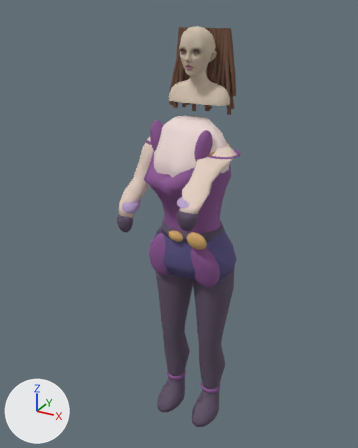
The glTF model godot/assets/katie_punch_3.glb as it was, and as the next commit left it.
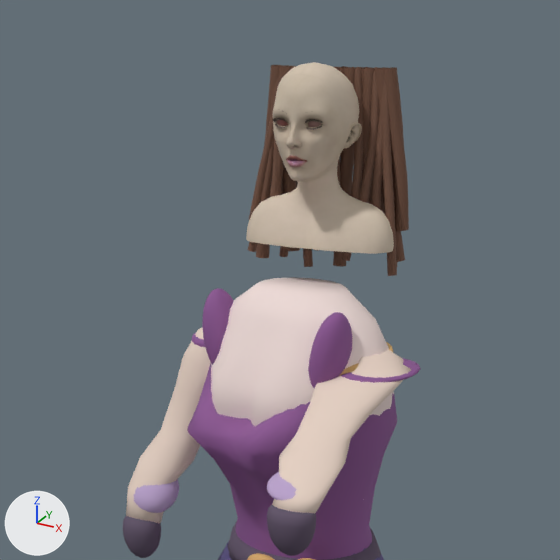
Each version is shown whole from a 50 mm camera at (1.069, -2.108, 2.262) aimed at (-0.036, -0.098, 1.256), then close up on the part from 18% to 84% of the width and 0% to 52% of the height. The lights are fixed; the arrows at lower left show +X, +Y and +Z. The older version's two pictures come first. Where no turn or scale is listed for an object, it has been applied to the vertices. Vertices at exactly the same position are counted once.

In view in the first close-up: 'Continuous arm', 'Continuous arm.001', 'Fitted shoulder strap', 'Fitted shoulder strap.001', 'Glove', 'Glove.001', 'Imported Katie katie', 'Katie hair strand 00', 'Katie hair strand 05', 'Katie hair strand 44', 'Upper torso skin', 'Violet sweetheart bodice' and 30 more.
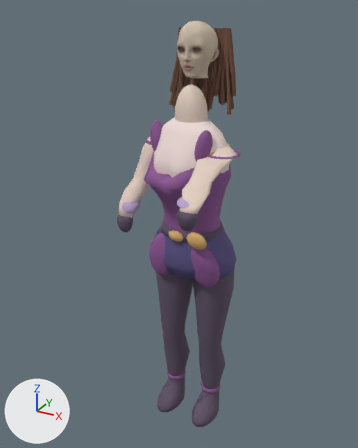
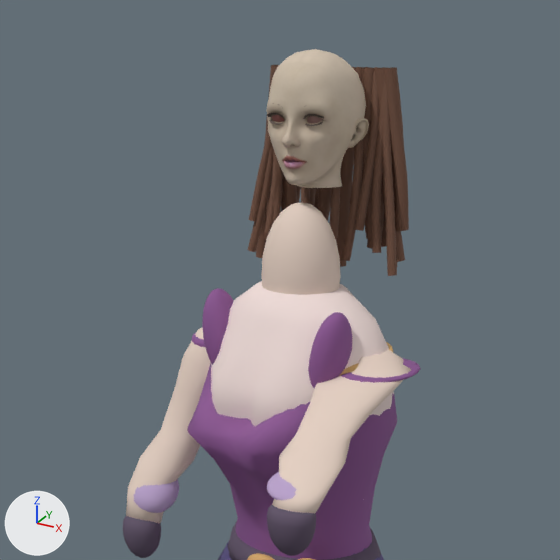
Location of each change, (x1, y1, x2, y2) in pixels of the close-ups (560 x 560 px):
'Imported Katie katie', reshaped, moved, rescaled (30% narrower, 27% shorter)
    before: (246, 62, 394, 254)
    after: (266, 49, 369, 188)
'Neck', added (pale pink)
    after: (261, 202, 341, 295)
part 1 of me_head_001, reshaped
    before: (246, 177, 394, 254)
    after: (297, 179, 342, 188)

Edits to the bpy script that builds the scene:
```text
Change me_head_001:
    used by ob_imported_katie_katie; location = (0.0, -0.001, 2.025); scale = (0.43, 0.43, 0.43)
    remove me_head_001.from_pydata(...)  # 3016 vertices, 5880 faces; spans x -0.367..0.367, y -0.232..0.209, z -0.416..0.362
    add me_head_001.from_pydata(...)  # 2610 vertices, 5080 faces; spans x -0.2..0.2, y -0.232..0.209, z -0.134..0.362
    me_head_001 part 1: 446 vertices removed from x -0.367..0.367, y -0.057..0.202, z -0.416..-0.135; 40 vertices added at x -0.098..0.098, y -0.042..0.121, z -0.134
Add me_sphere_005:
    me_sphere_005.from_pydata(...)  # 222 vertices, 440 faces; spans x -0.078..0.078, y -0.12..0.028, z -0.172..0.106
    me_sphere_005.materials.append(mat_mobile_katie_body_skin)  # pale pink #e5d0c2
Change ob_imported_katie_katie:
    ob_imported_katie_katie.location: (0.0, -0.001, 2.025) -> (0.0, -0.001, 2.026)
    ob_imported_katie_katie.scale: (0.43, 0.43, 0.43) -> (0.49, 0.49, 0.49)
Add ob_neck:
    ob_neck = bpy.data.objects.new('Neck', me_sphere_005)
    ob_neck.location = (0.0, 0.0, 1.83)
```
